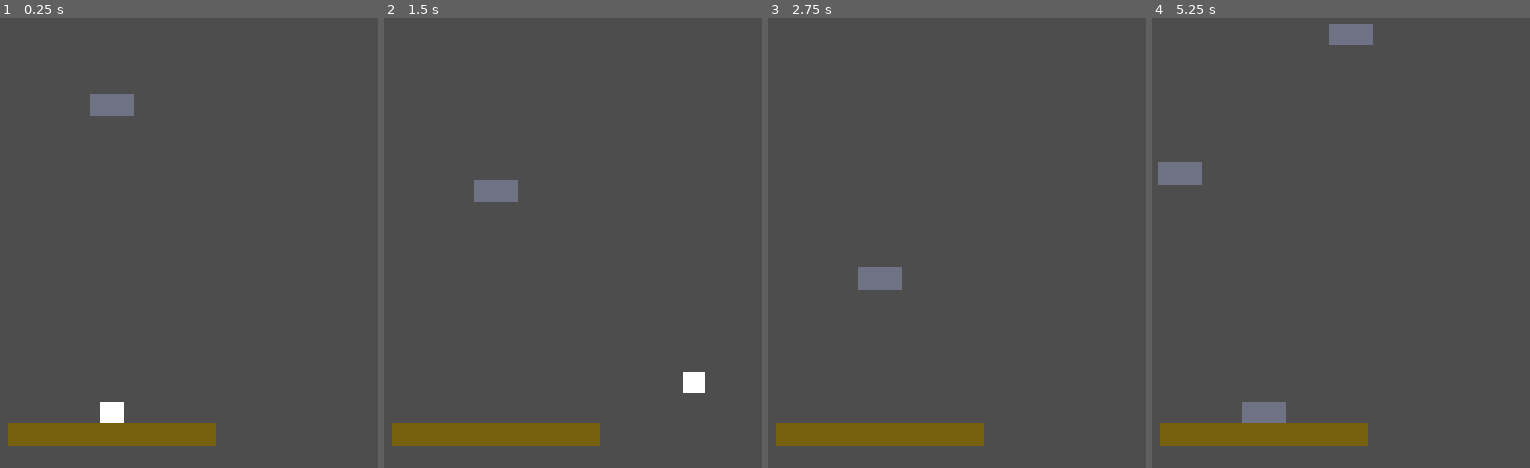
Above: before the commit, frames 1-4 (left to right).
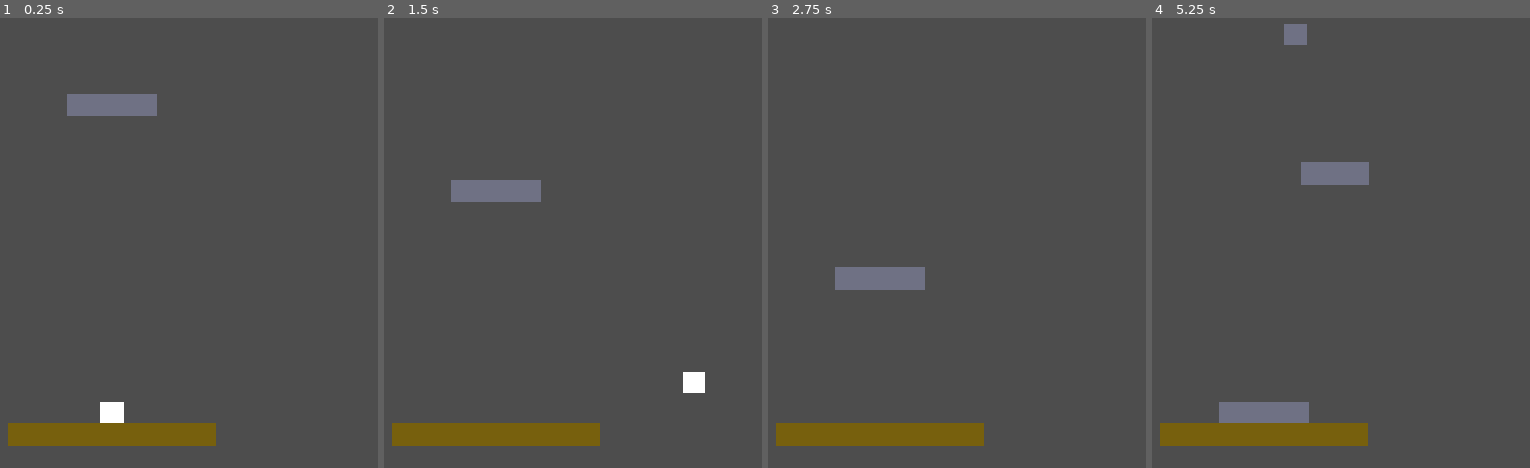
Above: after the commit, the same moments.

Repository: NxtCreator/heap
Game: Godot game, scene res://scenes/main.tscn
Same seed, same stepped clock (60 frames per second), same inputs: the game is played once before the commit and once after it.
Inputs (mouse positions are in pixels of both pictures, inside the frame that each line leads up to):
- Up to frame 1 (0.25 s): no input
- Up to frame 2 (1.5 s): tap Enter at 0.5 s; move the mouse to (671, 220) at 0.52 s; hold Right (move_right) from 0.53 s (still down); tap Alt at 0.6 s; click (671, 220) at 0.67 s; tap Up (move_up) at 0.77 s; move the mouse to (outside the picture) at 1.27 s; tap Shift at 1.35 s
- Up to frame 3 (2.75 s): tap Up (move_up) at 1.52 s; move the mouse to (960, 144) at 2.02 s; release Right (move_right) at 2.03 s; hold Left (move_left) from 2.03 s (still down); tap Alt at 2.1 s
- Up to frame 4 (5.25 s): move the mouse to (1223, 333) at 2.77 s; release Left (move_left) at 2.78 s; hold Right (move_right) 2.78-4.28 s; tap Shift at 2.85, 4.35 s; click (1223, 333) at 2.92 s; tap Up (move_up) at 3.02, 3.77, 4.52 s; move the mouse to (1503, 310) at 3.52 s; tap Alt at 3.6, 5.1 s; move the mouse to (outside the picture) at 4.27 s; hold Left (move_left) 4.28-5.03 s; move the mouse to (1303, 243) at 5.02 s; hold Right (move_right) from 5.03 s (still down); click (1303, 243) at 5.17 s

The runs differ from the first frame. In frame 1, 0.6% of the frame differs, in the area x 17-42%, y 16-22%; in frame 2, 0.6%; in frame 3, 0.6%; in frame 4, 2.9%, in the area x 1-59%, y 1-90%.

Commit message:
Spawn platforms with random widths from a fixed set of 32px multiples

Diff:
--- a/scripts/main.gd
+++ b/scripts/main.gd
@@ -7,5 +7,8 @@
 
 func _on_timer_timeout() -> void:
 	var platform = PLATFORM.instantiate()
+	var block_sizes = [32, 64, 96, 128, 160]
+	var block_size = block_sizes.pick_random()
 	add_child(platform)
+	platform.set_width(block_size)
 	platform.global_position = Vector2(randf_range(MIN_X, MAX_X), -100)
--- a/scripts/platform.gd
+++ b/scripts/platform.gd
@@ -16,7 +16,6 @@
 
 func _ready() -> void:
 	$Polygon2D.color = Palette.MID
-	set_width(64)
 
 # Called every frame. 'delta' is the elapsed time since the previous frame.
 func _physics_process(delta: float) -> void:
